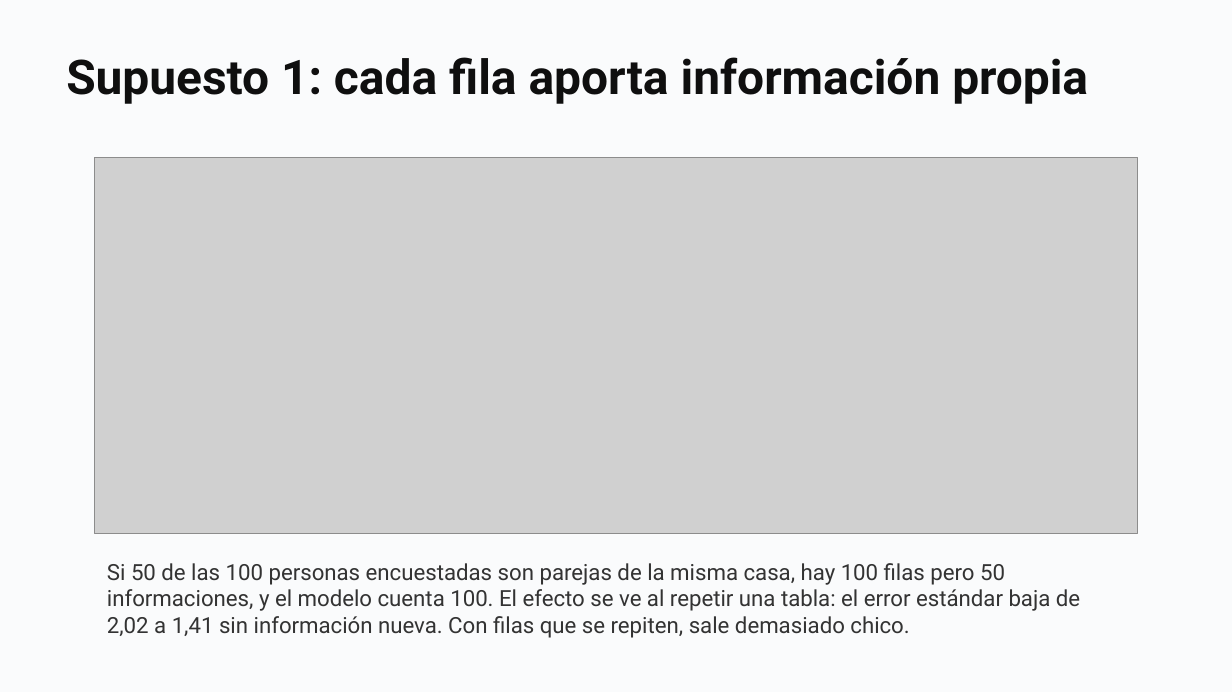
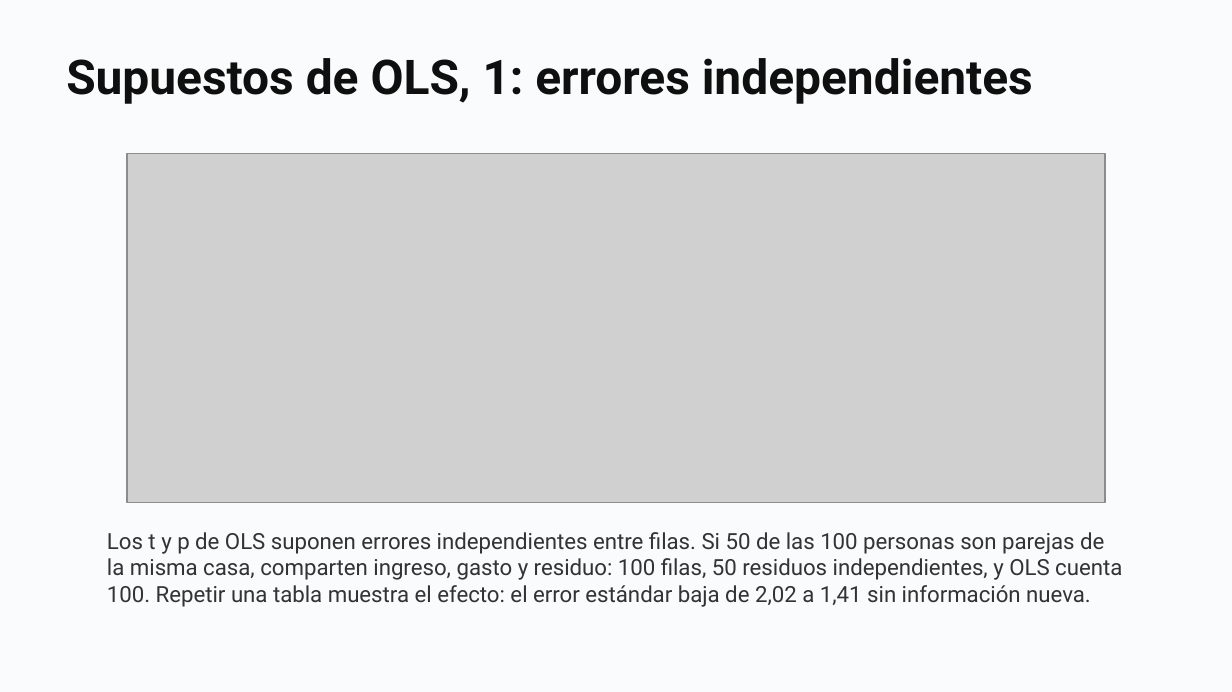
Before and after one commit to daniopitz/diplomado-cdd, a slide deck: slide 42 of presentaciones/clase05_probabilidad_inferencia.pptx. Drawn at 1232x692 pixels with LibreOffice and Linux fonts; fonts in the diff are those of the drawing; grey boxes stand for pictures. Boxes give left, top, right and bottom in pixels: in the first picture for what was removed or moved away, otherwise in the second. Text is boxed around its words. In the diff, an @@ line names an element or a change of style, - is before the commit and + after.

```diff
--- a/presentaciones/clase05_probabilidad_inferencia.pptx
+++ b/presentaciones/clase05_probabilidad_inferencia.pptx
@@ text at bbox=[66, 58, 1033, 104]: text changed @@
-Supuesto 1: cada fila aporta información propia
+Supuestos de OLS, 1: errores independientes
@@ picture: place and size @@
-picture at bbox=[94, 158, 1137, 535]
+picture at bbox=[127, 154, 1105, 503]
@@ text at bbox=[107, 532, 1122, 607]: text changed @@
-Si 50 de las 100 personas encuestadas son parejas de la misma casa, hay 100 filas pero 50 informaciones, y el modelo cuenta 100. El efecto se ve al repetir una tabla: el error estándar baja de 2,02 a 1,41 sin información nueva. Con filas que se repiten, sale demasiado chico.
+Los t y p de OLS suponen errores independientes entre filas. Si 50 de las 100 personas son parejas de la misma casa, comparten ingreso, gasto y residuo: 100 filas, 50 residuos independientes, y OLS cuenta 100. Repetir una tabla muestra el efecto: el error estándar baja de 2,02 a 1,41 sin información nueva.
```
Also in this commit, not shown: 3 other slides changed, 5 other files.
